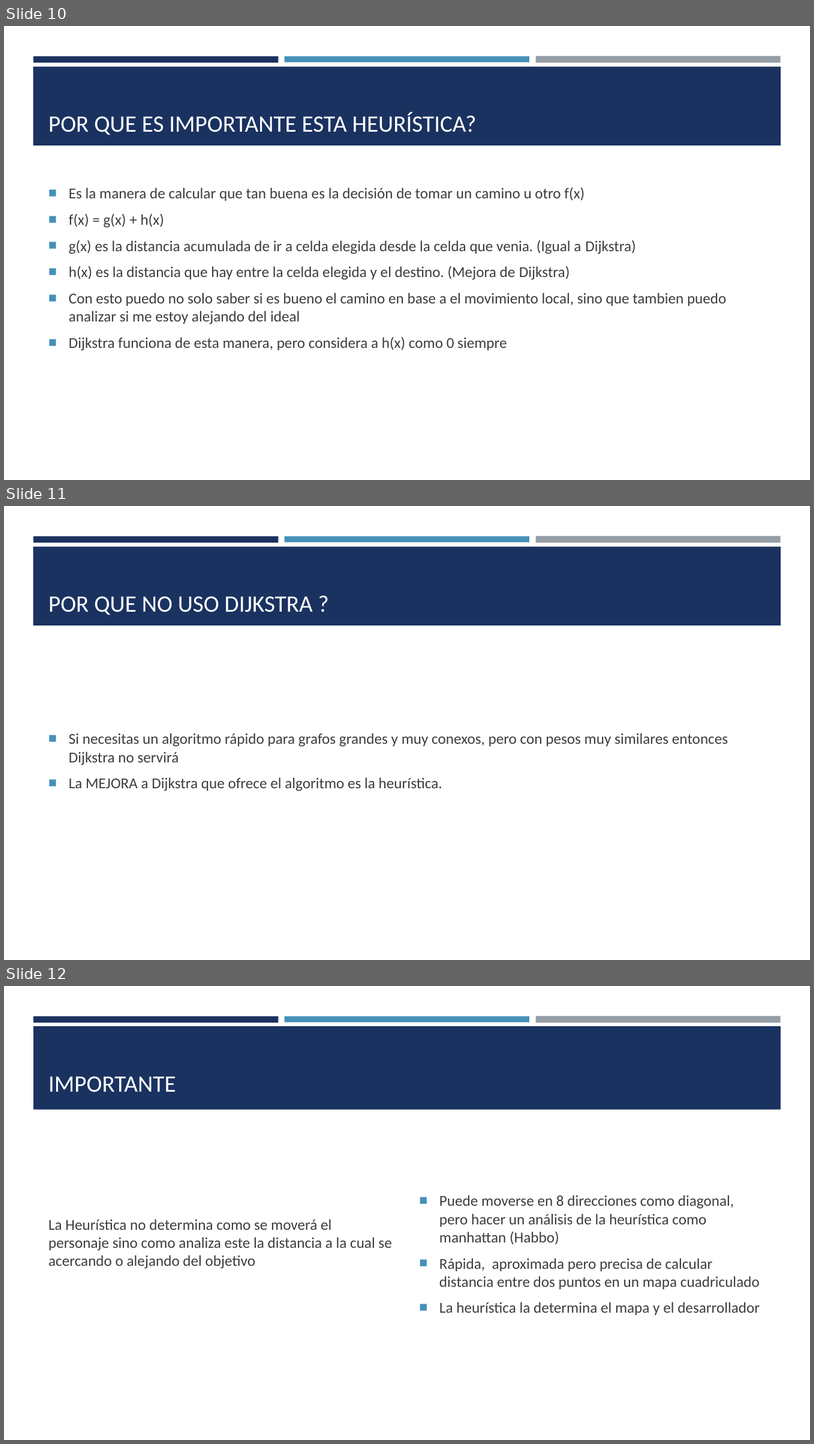
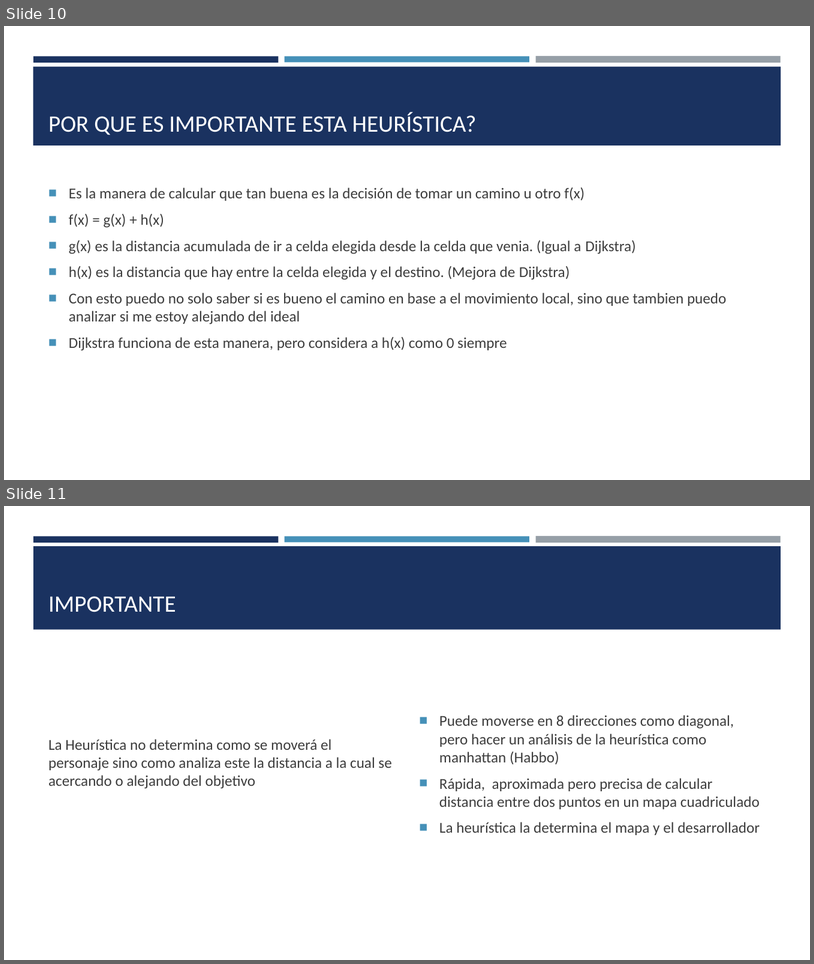
Before and after one commit to Martin-Roberto-lecuona/TP_Algoritmo_GRAFO, a slide deck: presentacion/algoritmo A.pptx. Shown one above the other, each under a label of ours: slides 10, 11 and 12 before the commit, slides 10 and 11 after it. The pictures are 814x1444 and 814x964 pixels, drawn with LibreOffice and Linux fonts; fonts in the diff are those of the drawing. Boxes give left, top, right and bottom in pixels: in the first picture for what was removed or moved away, otherwise in the second. Text is boxed around its words. In the diff, an @@ line names an element or a change of style, - is before the commit and + after.

```diff
--- a/presentacion/algoritmo A.pptx
+++ b/presentacion/algoritmo A.pptx
@@ slide 11 removed at [4,506,810,960], background #FFFFFF; not listed: 4 template elements that a slide beside it also shows @@
@@ title removed at [48,596,313,615] @@
-POR QUE NO USO DIJKSTRA ?
@@ text removed at [69,733,728,791] @@
-■ Si necesitas un algoritmo rápido para grafos grandes y muy conexos, pero con pesos muy similares entonces Dijkstra no servirá
-■ La MEJORA a Dijkstra que ofrece el algoritmo es la heurística.
@@ what was slide 12 is now slide 11 @@
```
Also in this commit, not shown: 1 slide changed.
